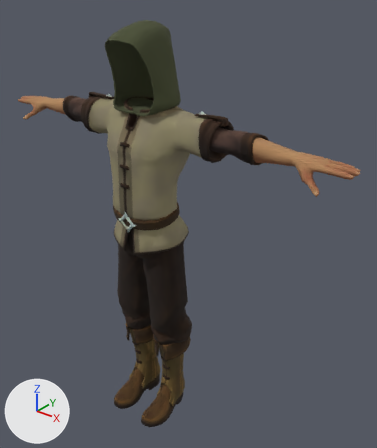
The glTF model public/assets/characters/body-preview/Male_Herbalist.glb: old version first, new version second.
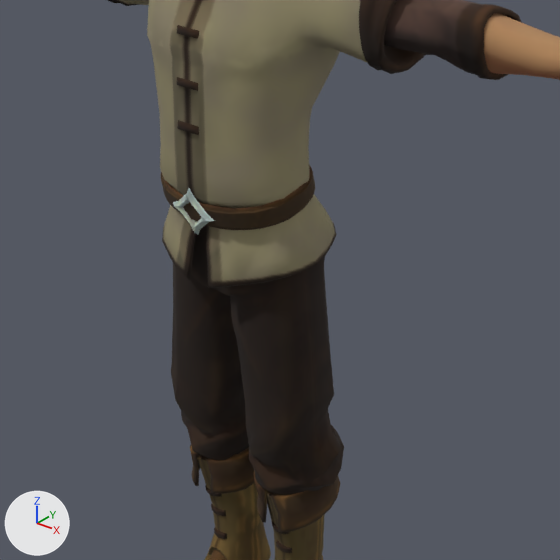
Each version is shown whole from a 50 mm camera at (1.456, -1.666, -7.944) aimed at (0.123, 0.001, -8.977), then close up on the part from 12% to 76% of the width and 29% to 83% of the height. The lights are fixed; the arrows at lower left show +X, +Y and +Z. The last two pictures show the newer version. Vertices at exactly the same position are counted once.

Before the edit, the objects in view are built like this:
```python
me_male_peasant_arms = bpy.data.meshes.new('Male_Peasant_Arms')
me_male_peasant_arms.from_pydata(...)  # 1330 vertices, 2550 faces; spans x -0.9..0.9, y -0.18..-0.01, z -8.61..-8.45
# faces by material slot: [1176, 1374]
me_male_peasant_arms.materials.append(mat_sv_mi_peasant)  # picture img_t_peasant_basecolor
me_male_peasant_arms.materials.append(mat_sv_mi_regular_male)  # picture img_t_regular_male_dark_basecolor
me_male_peasant_feet = bpy.data.meshes.new('Male_Peasant_Feet')
me_male_peasant_feet.from_pydata(...)  # 1189 vertices, 2218 faces; spans x -0.175..0.175, y -0.322..0.008, z -9.984..-9.532
me_male_peasant_feet.materials.append(mat_sv_mi_peasant)  # picture img_t_peasant_basecolor
me_male_peasant_legs = bpy.data.meshes.new('Male_Peasant_Legs')
me_male_peasant_legs.from_pydata(...)  # 550 vertices, 1050 faces; spans x -0.211..0.211, y -0.231..-0.003, z -9.577..-8.926
me_male_peasant_legs.materials.append(mat_sv_mi_peasant)  # picture img_t_peasant_basecolor
ob_male_peasant_arms = bpy.data.objects.new('Male_Peasant_Arms', me_male_peasant_arms)
ob_male_peasant_arms.location = (0.0, 0.0, 0.0)
ob_male_peasant_feet = bpy.data.objects.new('Male_Peasant_Feet', me_male_peasant_feet)
ob_male_peasant_feet.location = (0.0, 0.0, 0.0)
ob_male_peasant_legs = bpy.data.objects.new('Male_Peasant_Legs', me_male_peasant_legs)
ob_male_peasant_legs.location = (0.0, 0.0, 0.0)
# also in view: 'Male_Peasant_Body' at (0.0, -0.125, -8.74)
```
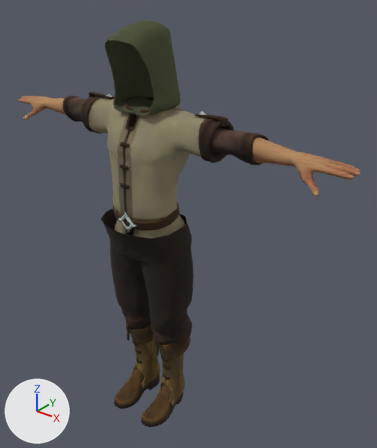
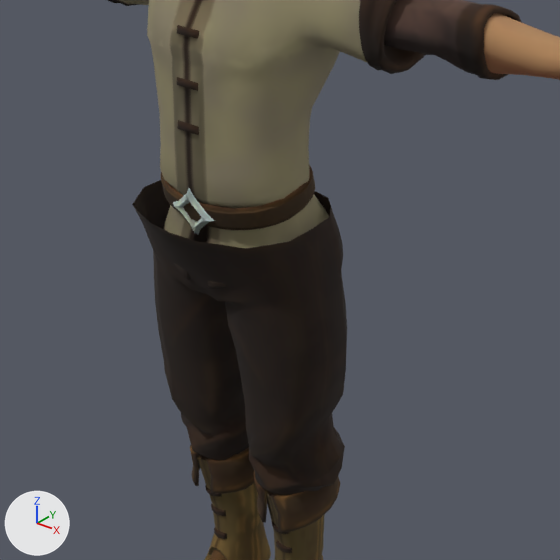
The newer file adds a shape key; the second version is drawn at full value of the shape key 'Fat.001' of 'Male_Peasant_Legs', and the change is written as the vertex moves it makes.

Changed parts and their boxes (x1, y1, x2, y2) in the close-ups (560 x 560 px; the box of a moved part takes in the faces that stretch with it):
'Male_Peasant_Legs', reshaped
    before: (171, 225, 344, 495)
    after: (132, 180, 347, 495)
part 1 of me_male_peasant_legs, moved or reshaped
    before: (171, 225, 344, 470)
    after: (132, 180, 347, 470)

Edits to the bpy script that builds the scene:
```text
Change me_male_peasant_legs:
    used by ob_male_peasant_legs; location = (0.0, 0.0, 0.0)
    remove me_male_peasant_legs.from_pydata(...)  # 550 vertices, 1050 faces; spans x -0.211..0.211, y -0.231..-0.003, z -9.577..-8.926
    add me_male_peasant_legs.from_pydata(...)  # 550 vertices, 1050 faces; spans x -0.216..0.216, y -0.323..0.006, z -9.577..-8.926
    me_male_peasant_legs part 1: 380 of 550 vertices moved; they spanned x -0.211..0.211, y -0.231..-0.003, z -9.525..-8.926 and now span x -0.216..0.216, y -0.323..0.006, z -9.525..-8.926; mean shift (0.0, -0.004, 0.0); largest move (0.0, -0.227, -8.926) -> (0.0, -0.323, -8.926)
```
